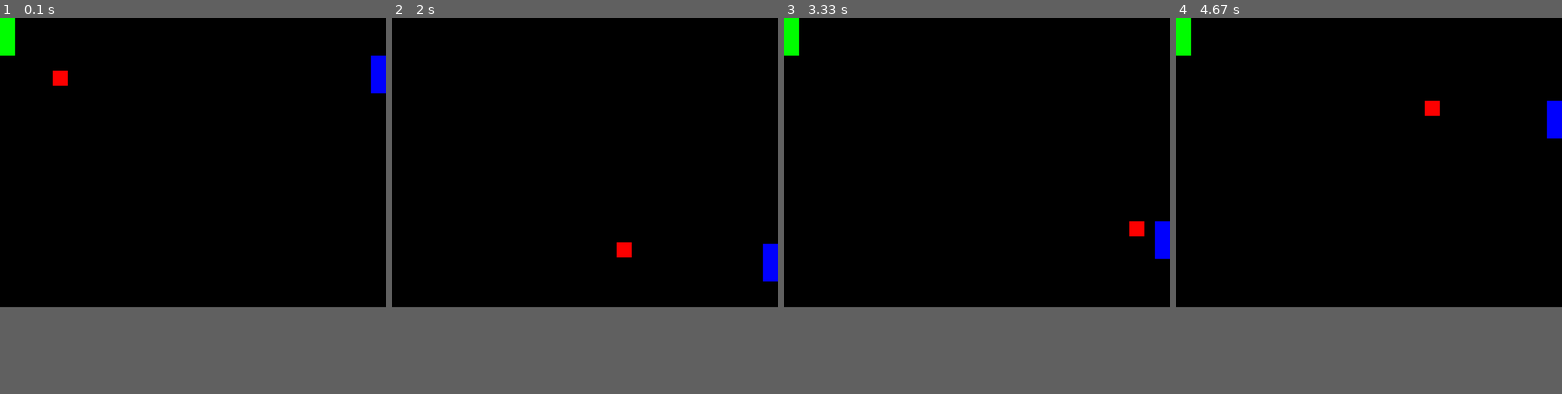
Above: before the commit, frames 1-4 (left to right).
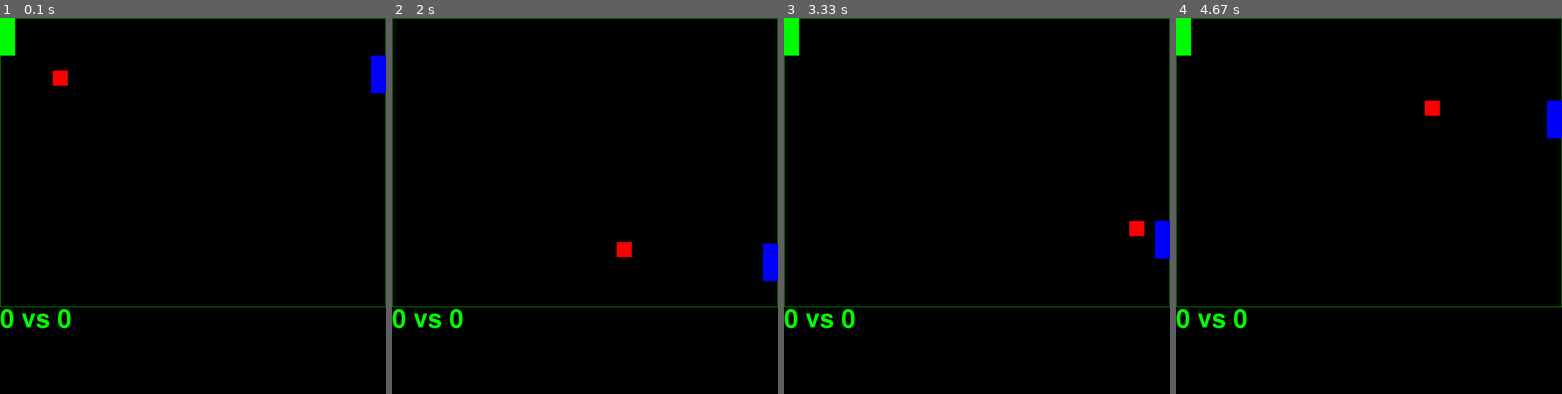
Above: after the commit, the same moments.

Repository: dmateos/glexperiments
Game: pygame game, started from pygame_pong/main.py
Two runs of this game, one before a commit and one after it. Both use one fixed random seed, a clock stepped at 60 frames per second and the inputs below.
Inputs:
- Up to frame 1 (0.1 s): no input
- Up to frame 2 (2 s): hold Up 0.33-0.8 s; hold Down 0.83-1.13 s; hold Up 1.17-1.53 s; hold Down 1.57-1.93 s; hold Up from 1.97 s (still down)
- Up to frame 3 (3.33 s): release Up at 2.27 s; hold Down 2.3-2.6 s; hold Up 2.63-3 s; hold Down from 3.03 s (still down)
- Up to frame 4 (4.67 s): release Down at 3.4 s; hold Up 3.43-3.73 s; hold Down 3.77-4.07 s; hold Up 4.1-4.47 s; hold Down from 4.5 s (still down)
In our replay, the window is 900x675 before the commit and 900x878 after it. These sizes can differ from the game's own. Grey fills any space a smaller window leaves; there, only what the larger window draws over its background counts as a difference.

The runs differ from the first frame. In frame 1, 1.1% of the frame differs, in the area x 0-100%, y 0-83%; in frame 2, 1.1%; in frame 3, 1.1%; in frame 4, 1.1%.

Commit message:
scoreboard + enhancements

Diff:
--- a/pygame_pong/main.py
+++ b/pygame_pong/main.py
@@ -1,9 +1,11 @@
 import pygame
+import pygame.gfxdraw
 import sys
 from typing import List
 
 
-SCREEN_SIZE = (1024, 768)
+SCREEN_SIZE = (1024, 1000)
+FIELD_SIZE = (1024, 768)
 USER_COLOR = (0, 0, 255)
 COMPUTER_COLOR = (0, 255, 0)
 BACKGROUND_COLOR = (0, 0, 0)
@@ -18,7 +20,7 @@
 
         if computer:
             self.image.fill(USER_COLOR)
-            self.rect.x += SCREEN_SIZE[0] - 40
+            self.rect.x += FIELD_SIZE[0] - 40
         else:
             self.image.fill(COMPUTER_COLOR)
             self.rect.x = 0
@@ -50,7 +52,7 @@
         self.rect.x += self.velocity[0]
         self.rect.y += self.velocity[1]
 
-        if self.rect.y + 40 >= SCREEN_SIZE[1]:
+        if self.rect.y + 40 >= FIELD_SIZE[1]:
             self.velocity[1] *= -1
         elif self.rect.y <= 0:
             self.velocity[1] *= -1
@@ -63,21 +65,45 @@
     def check_out_of_bounds(self) -> str:
         if self.rect.x <= 0:
             return "user"
-        elif self.rect.x >= SCREEN_SIZE[0]:
+        elif self.rect.x >= FIELD_SIZE[0]:
             return "computer"
         else:
             return "none"
 
 
+class ScoreBoard:
+    def __init__(self):
+        self.font = pygame.font.Font(None, 100)
+        self.user_score = 0
+        self.computer_score = 0
+        self.text = "{} vs {}"
+
+    def user_win(self) -> None:
+        self.user_score += 1
+
+    def computer_win(self) -> None:
+        self.computer_score += 1
+
+    def render(self, text: str) -> pygame.Surface:
+        return self.font.render(
+            self.text.format(self.user_score, self.computer_score),
+            True,
+            (0, 255, 0),
+            None
+        )
+
+
 class Screen:
     def __init__(self):
         self.display = pygame.display.set_mode(SCREEN_SIZE)
+        self.display_surface = pygame.display.get_surface()
         self.display_rect = pygame.Rect(0, 0, 1024, 768)
         self.sprite_list = pygame.sprite.RenderPlain()
 
         self.ball = Ball()
         self.user_paddle = Paddle()
         self.computer_paddle = Paddle(True)
+        self.score_board = ScoreBoard()
 
         self.sprite_list.add(self.user_paddle)
         self.sprite_list.add(self.computer_paddle)
@@ -85,6 +111,11 @@
 
     def update(self) -> None:
         self.display.fill(BACKGROUND_COLOR)
+        pygame.gfxdraw.rectangle(
+            self.display,
+            pygame.Rect(1, 1, FIELD_SIZE[0]-1, FIELD_SIZE[1]),
+            (0, 255, 0),
+        )
 
         self.computer_paddle.computer_move(self.ball.rect)
         self.ball.update()
@@ -92,13 +123,14 @@
         bounds = self.ball.check_out_of_bounds()
 
         if bounds == "user":
-            print("computer point")
+            self.score_board.computer_win()
             self.ball.reset()
         elif bounds == "computer":
-            print("user point")
+            self.score_board.user_win()
             self.ball.reset()
 
         self.sprite_list.draw(self.display)
+        self.display_surface.blit(self.score_board.render("test"), (0, FIELD_SIZE[1]))
         pygame.display.flip()
 
     def handle_user_event(self, key: int):
